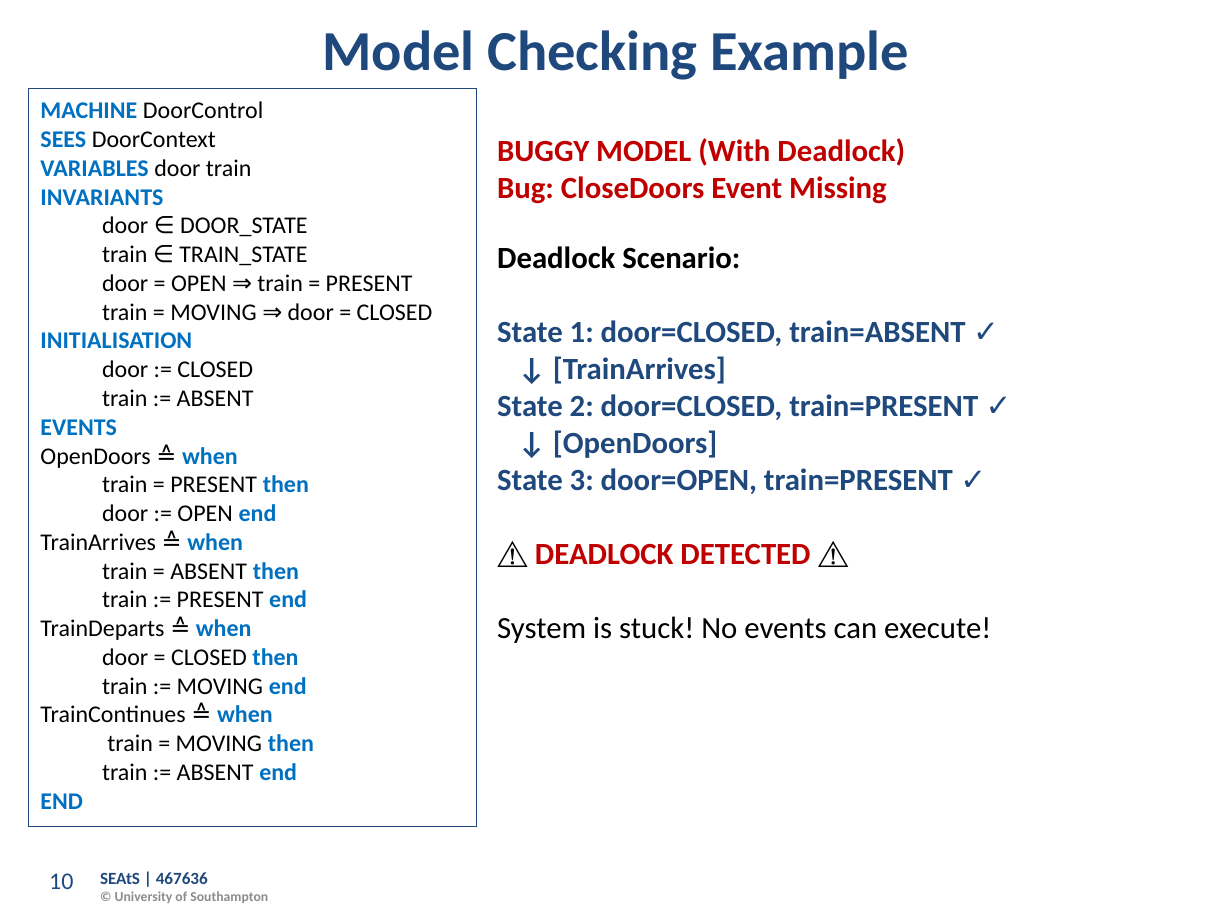
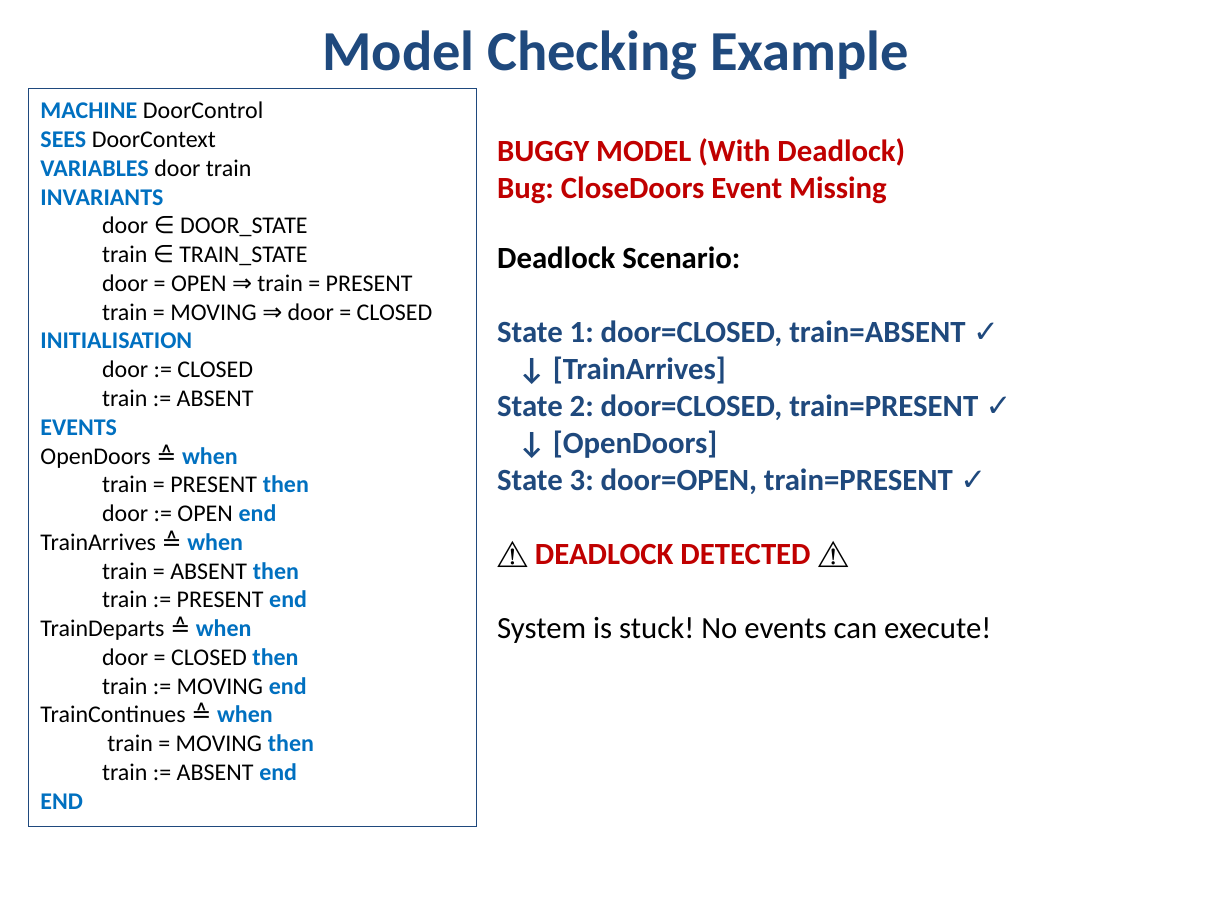
Before and after one commit to Dr-AlHashimy/Module_AICE2005_2627, a slide deck: slide 10 of html/COMP-_L5.1_PreLec.pptx. Drawn at 1232x924 pixels with LibreOffice and Linux fonts; fonts in the diff are those of the drawing; background and template pictures are left out. Boxes give left, top, right and bottom in pixels: in the first picture for what was removed or moved away, otherwise in the second. Text is boxed around its words. In the diff, an @@ line names an element or a change of style, - is before the commit and + after.

```diff
--- a/html/COMP-_L5.1_PreLec.pptx
+++ b/html/COMP-_L5.1_PreLec.pptx
@@ page number removed at box(49, 873, 73, 889) @@
-10
@@ text removed at box(100, 872, 268, 903) @@
-SEAtS | 467636
-© University of Southampton
```
Also in this commit, not shown: 15 other slides changed, 4 other files.
